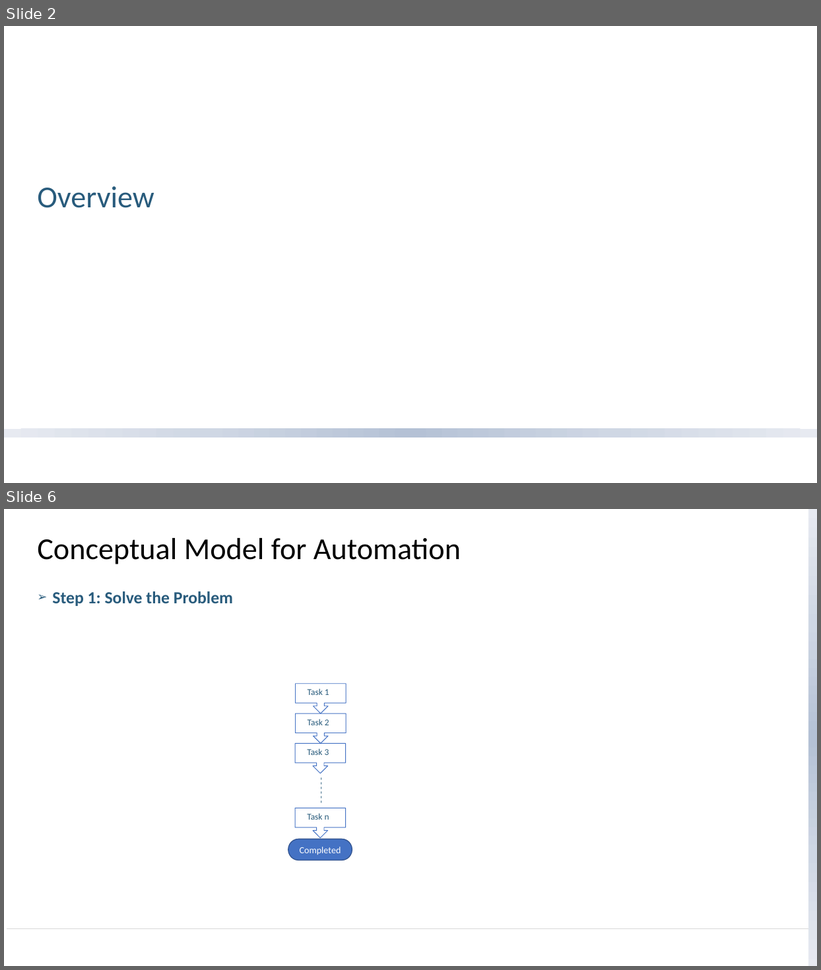
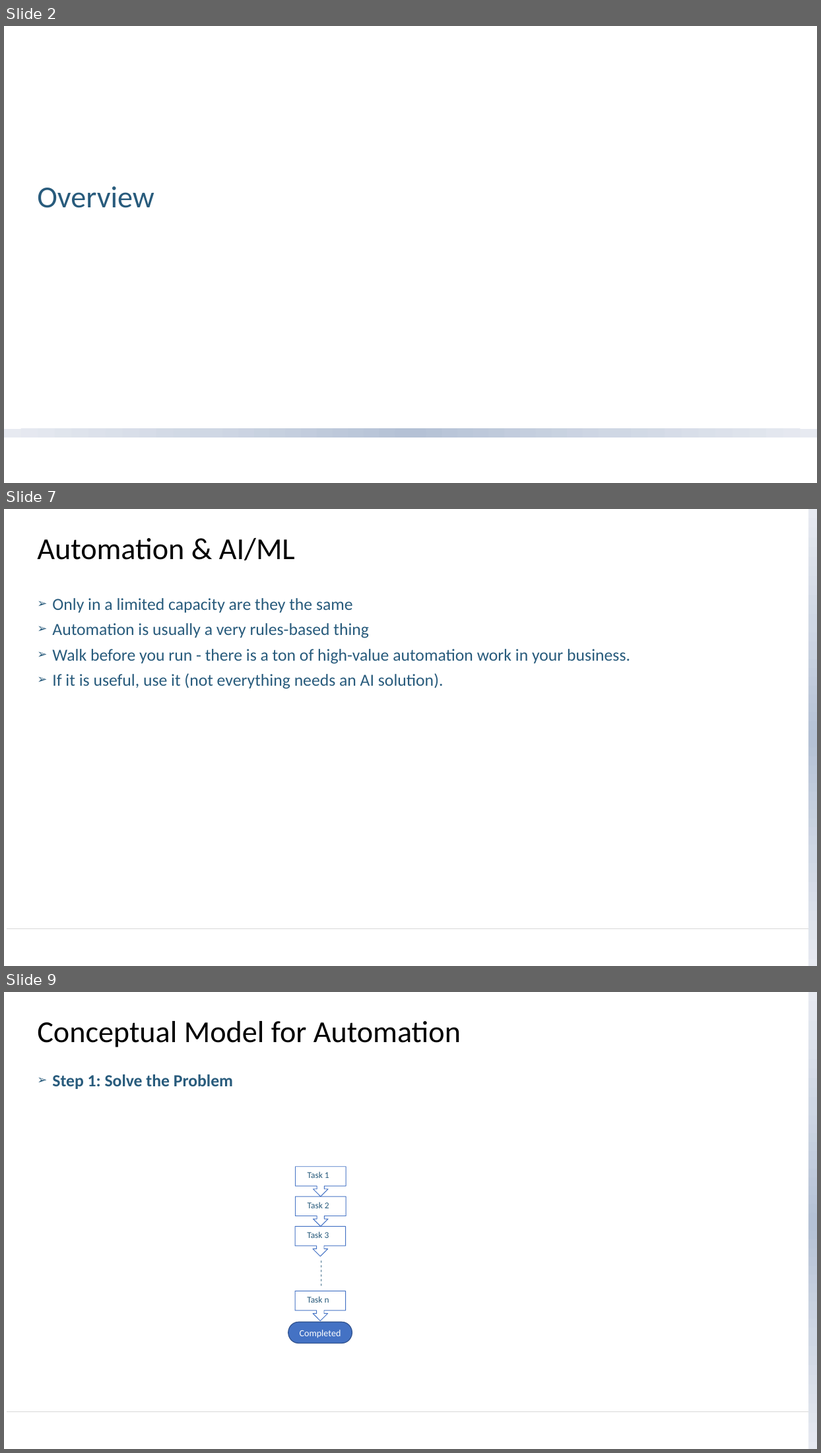
Before and after one commit to newtpm/iia-birmingham, a slide deck: Bravery - Brilliantly Lazy (Automation).pptx. Shown one above the other, each under a label of ours: slides 2 and 6 before the commit, slides 2, 7 and 9 after it; the slides between them are not shown. The pictures are 821x970 and 821x1453 pixels, drawn with LibreOffice and Linux fonts; fonts in the diff are those of the drawing; background and template pictures are left out. Boxes give left, top, right and bottom in pixels: in the first picture for what was removed or moved away, otherwise in the second. Text is boxed around its words. In the diff, an @@ line names an element or a change of style, - is before the commit and + after.

```diff
--- a/Bravery - Brilliantly Lazy (Automation).pptx
+++ b/Bravery - Brilliantly Lazy (Automation).pptx
@@ slide 7 added at [4,509,817,966], background #FFFFFF; not listed: 2 template elements that a slide beside it also shows @@
@@ title added at [37,538,295,560], 36 pt, text #000000 @@
+Automation & AI/ML
@@ text added at [52,598,630,689], 20 pt, text #285B7C @@
+➢ Only in a limited capacity are they the same
+➢ Automation is usually a very rules-based thing
+➢ Walk before you run - there is a ton of high-value automation work in your business.
+➢ If it is useful, use it (not everything needs an AI solution).
@@ what was slide 6 is now slide 9 @@
```
Also in this commit, not shown: 3 slides changed, 4 other slides added, 1 slide removed, 2 other files.
